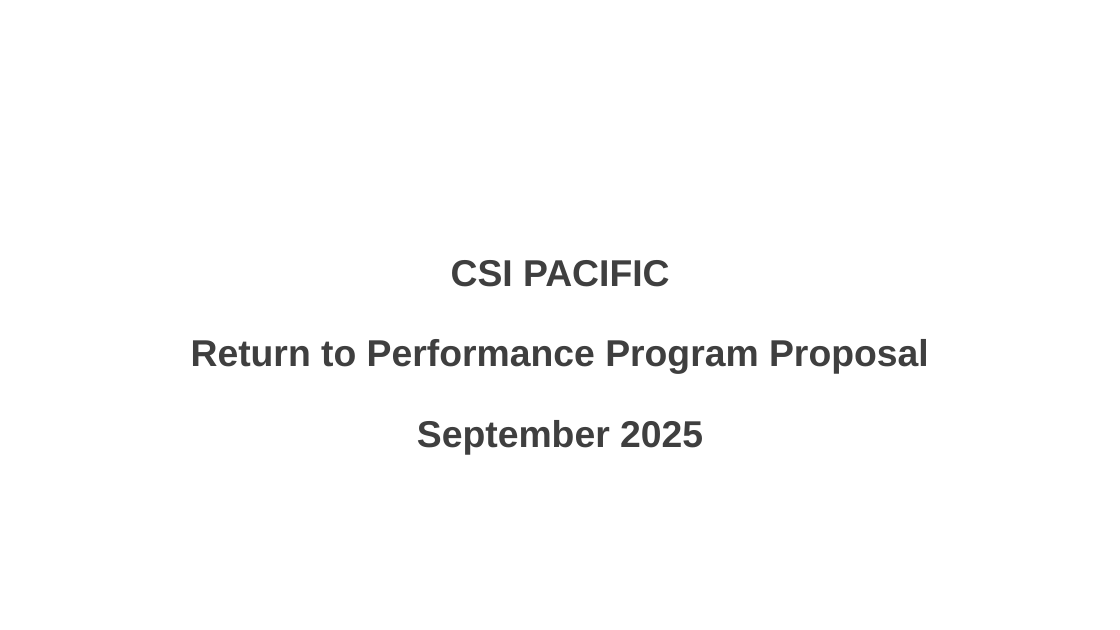
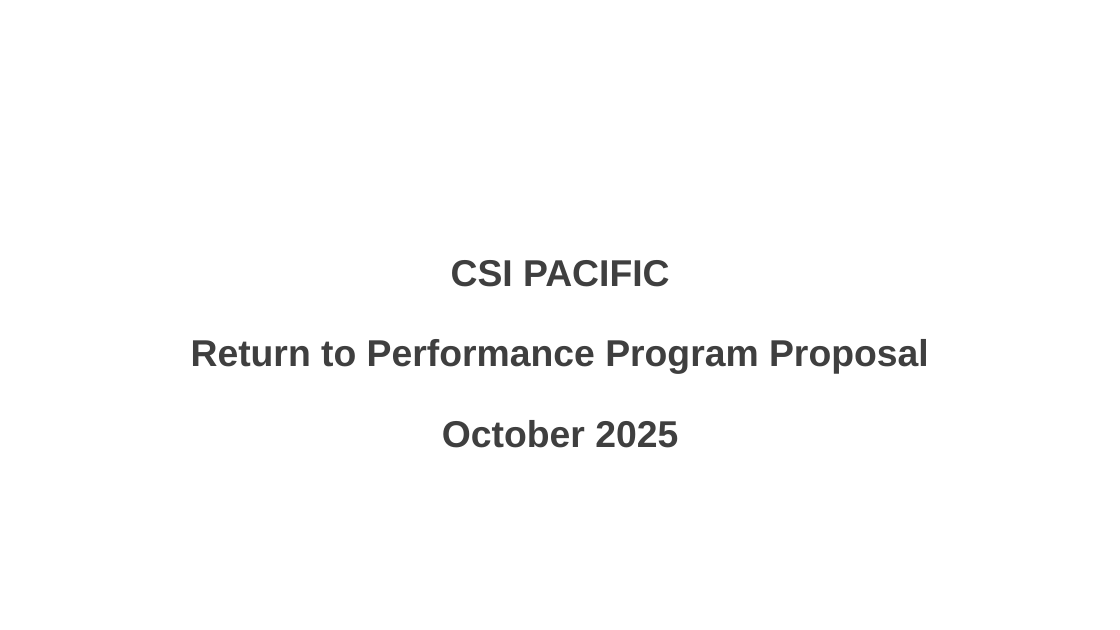
Before and after one commit to AKates717/CSI-Pacific-RTP, a slide deck: slide 1 of RTP Resources/RTP_Project_Pitch.pptx. Drawn at 1120x630 pixels with LibreOffice and Linux fonts; fonts in the diff are those of the drawing; background and template pictures are left out. Boxes give left, top, right and bottom in pixels: in the first picture for what was removed or moved away, otherwise in the second. Text is boxed around its words. In the diff, an @@ line names an element or a change of style, - is before the commit and + after.

```diff
--- a/RTP Resources/RTP_Project_Pitch.pptx
+++ b/RTP Resources/RTP_Project_Pitch.pptx
@@ title at <box>191,260,929,448</box>: text changed @@
-CSI PACIFIC
-Return to Performance Program Proposal
-September 2025
+CSI PACIFIC
+Return to Performance Program Proposal
+October 2025
```
Also in this commit, not shown: 1 slide added, 3 other files.
